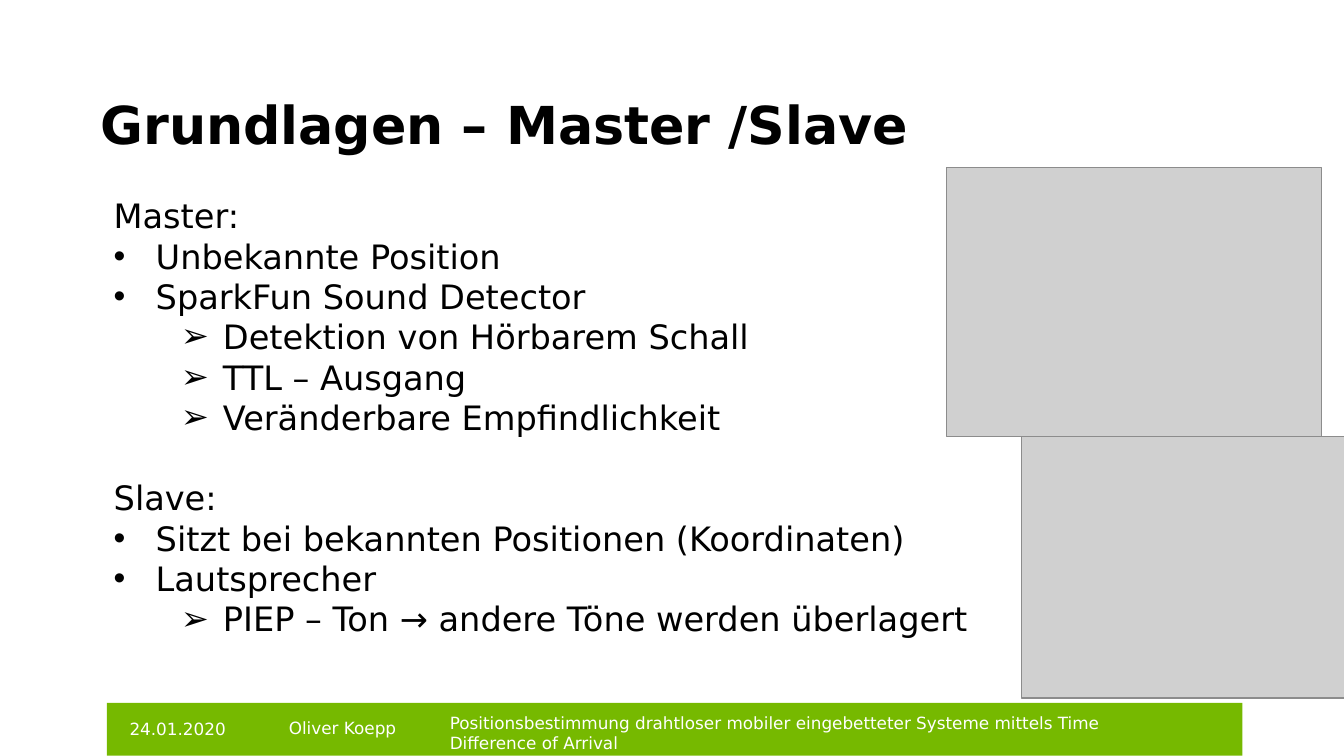
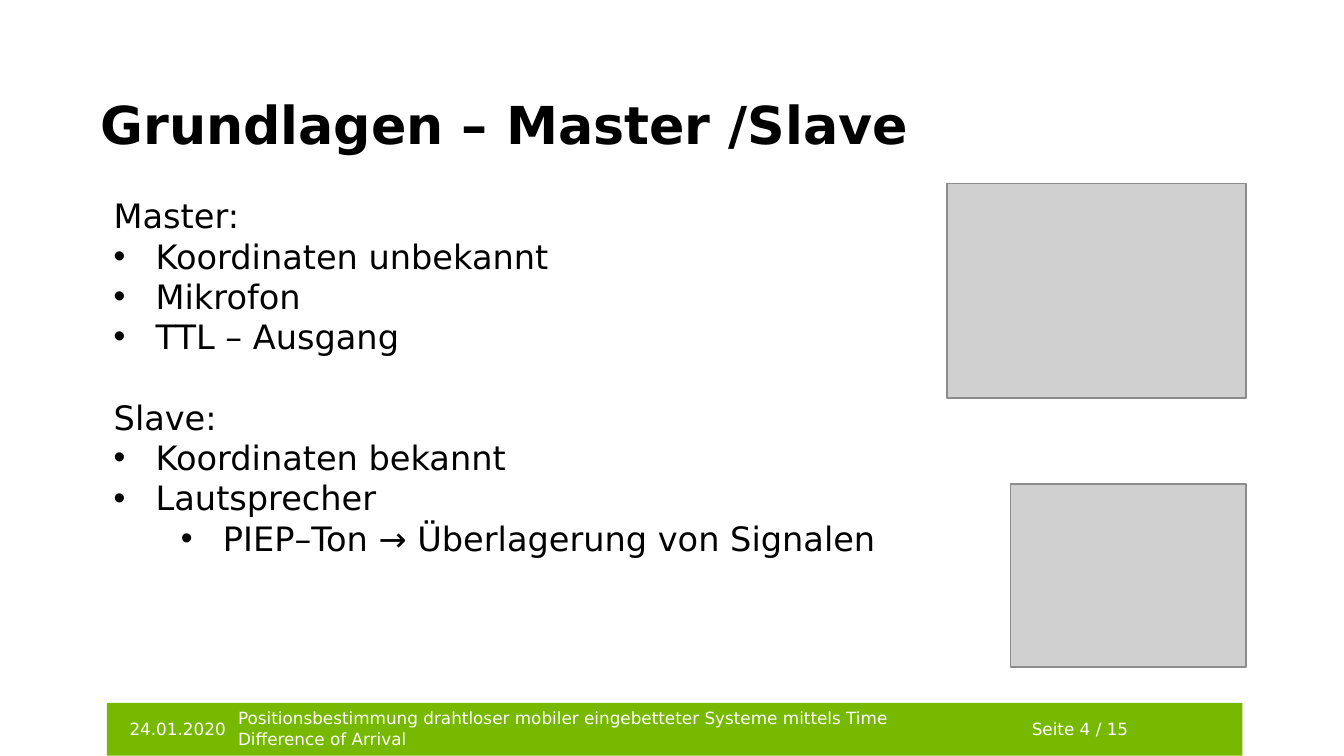
Before and after one commit to git-oliver/Bachelor-thesis, a slide deck: slide 5 of bachelorarbeit_vortrag.pptx. Drawn at 1344x756 pixels with LibreOffice and Linux fonts; fonts in the diff are those of the drawing; grey boxes stand for pictures; background and template pictures are left out. Boxes give left, top, right and bottom in pixels: in the first picture for what was removed or moved away, otherwise in the second. Text is boxed around its words. In the diff, an @@ line names an element or a change of style, - is before the commit and + after.

```diff
--- a/bachelorarbeit_vortrag.pptx
+++ b/bachelorarbeit_vortrag.pptx
@@ picture: place and size @@
-picture at (946,168,1321,437)
+picture at (948,183,1246,398)
@@ text at (156,243,549,310): text changed @@
-• Unbekannte Position
-• SparkFun Sound Detector
-  ➢ Detektion von Hörbarem Schall
+• Koordinaten unbekannt
+• Mikrofon
@@ text at (114,324,399,431): bullet ➢ to •; list level 2 to 1 in "Slave:" @@
@@ text at (223,404,721,437): paragraph removed @@
-  ➢ Veränderbare Empfindlichkeit
@@ text at (156,444,506,471): text changed @@
-  • Sitzt bei bekannten Positionen (Koordinaten)
+  • Koordinaten bekannt
@@ picture removed at (1021,437,1344,699) @@
@@ picture added at (1011,484,1246,667) @@
@@ text at (223,523,875,558): text changed @@
-    ➢ PIEP – Ton → andere Töne werden überlagert
+    • PIEP–Ton → Überlagerung von Signalen
@@ text "Positionsbestimmung drahtloser mobiler eingebetteter Systeme ...": place and size @@
-text "Positionsbestimmung drahtloser mobiler eingebetteter Systeme ..." at (450,716,1099,750)
+text "Positionsbestimmung drahtloser mobiler eingebetteter Systeme ..." at (238,711,887,746)
@@ text removed at (289,721,396,738) @@
-Oliver Koepp
@@ text added at (1032,722,1128,736), 9 pt, text #FFFFFF @@
+Seite 4 / 15
```
Also in this commit, not shown: 14 other slides changed, 1 slide removed, 1 other file.
